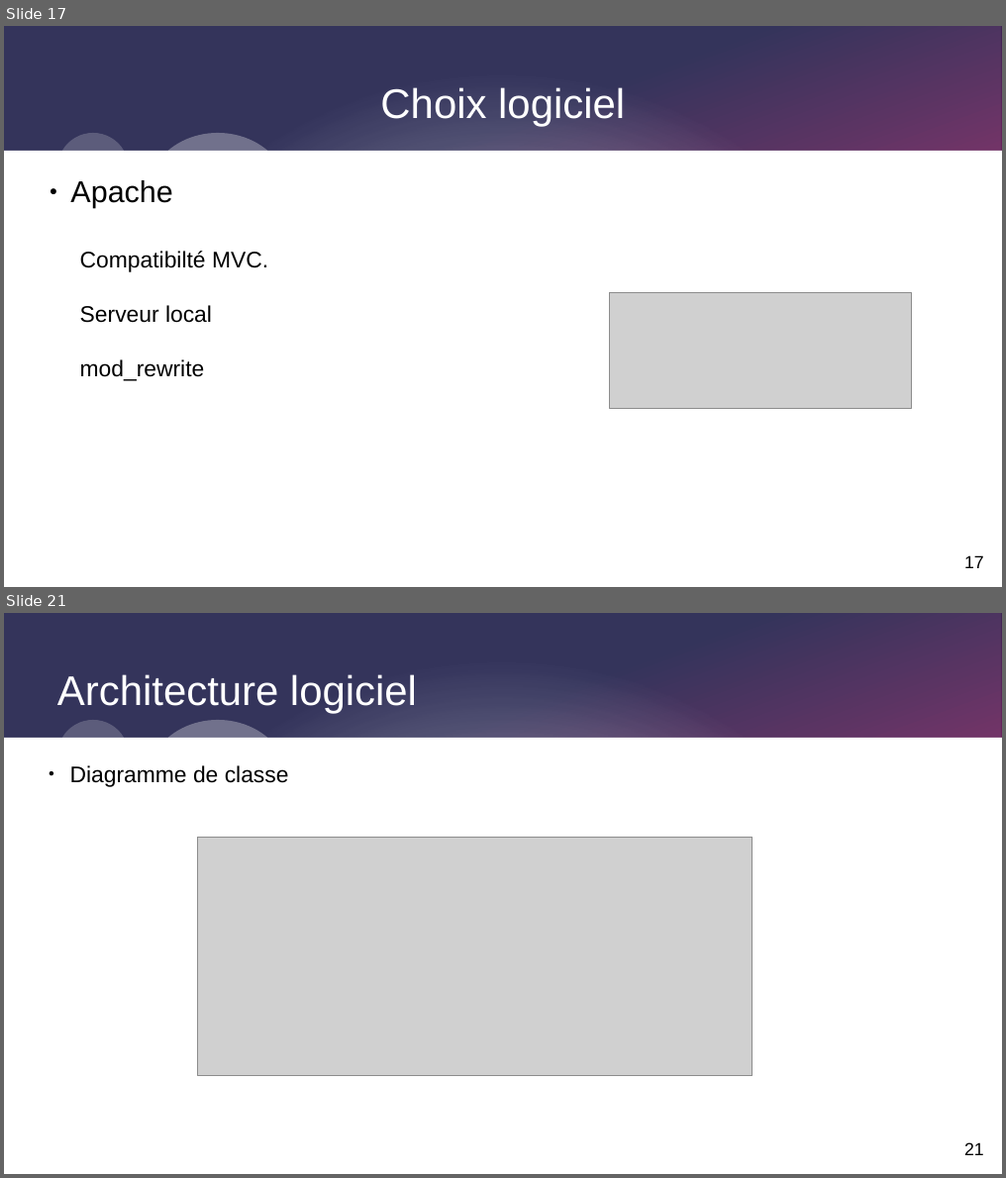
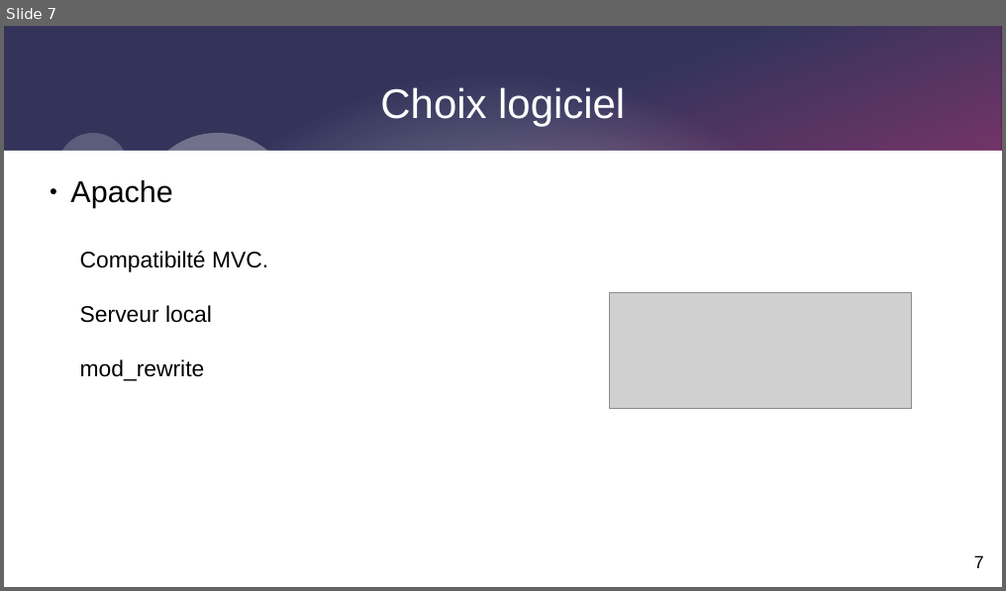
Before and after one commit to Corentinh2/PROJET_GESTIONNAIRE_DE_CHARGE, a slide deck: Diapo_revue1_projet.odp. Shown one above the other, each under a label of ours: slides 17 and 21 before the commit, slide 7 after it; the slides between them are not shown. The pictures are 1006x1178 and 1006x591 pixels, drawn with LibreOffice and Linux fonts; fonts in the diff are those of the drawing; grey boxes stand for pictures. Boxes give left, top, right and bottom in pixels: in the first picture for what was removed or moved away, otherwise in the second. Text is boxed around its words. In the diff, an @@ line names an element or a change of style, - is before the commit and + after.

```diff
--- a/Diapo_revue1_projet.odp
+++ b/Diapo_revue1_projet.odp
@@ slide 21 removed at bbox=[4, 613, 1002, 1174], background #FFFFFF; not listed: 5 template elements that a slide beside it also shows @@
@@ title removed at bbox=[57, 674, 417, 713] @@
-Architecture logiciel
@@ text removed at bbox=[70, 765, 289, 787] @@
-● Diagramme de classe
@@ picture removed at bbox=[198, 837, 752, 1075] @@
@@ page number removed at bbox=[964, 1143, 984, 1156] @@
-21
@@ what was slide 17 is now slide 7 @@
@@ page number at bbox=[974, 556, 984, 569]: text changed @@
-17
+7
```
Also in this commit, not shown: 15 slides changed, 9 slides added, 4 other slides removed, 20 other files.
